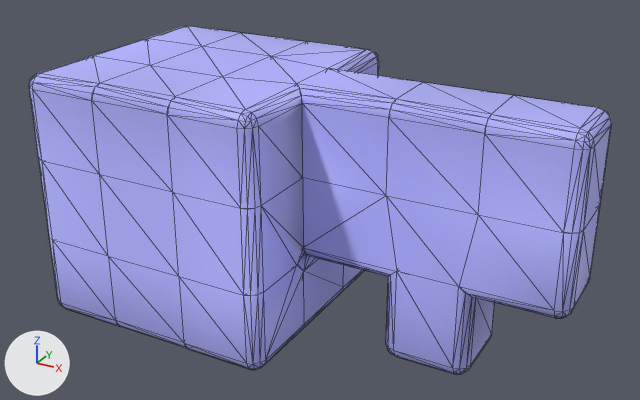
A saved change to the OBJ model Game/Assets/Models/clay/blocks/__clay_block_09_33.obj.
One viewpoint serves both versions: a camera (50 mm lens) standing at (4.98, -9.26, 5.16) and looking at (0.44, -1.01, 1.04). The axes (+X, +Y, +Z) are drawn at lower left. The lights are the same throughout. The picture after the commit comes second. Mesh edges are drawn as thin lines. Where no turn or scale is listed for an object, it has been applied to the vertices.

In view in the first picture: 'clay_block_33'.
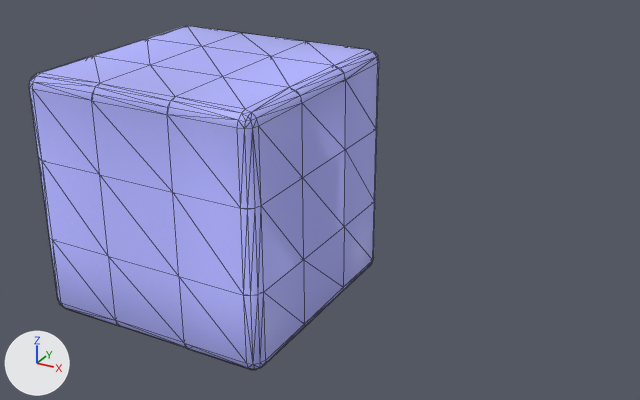
Boxes [x1, y1, x2, y2] around the edits, measured in the pictures (640 x 400 px):
'clay_block_33', reshaped (40% narrower)
    before: [29, 26, 612, 374]
    after: [29, 26, 379, 370]
part 1 of me_clay_block_33, cut back
    before: [223, 41, 612, 374]
    after: [223, 41, 376, 359]

What changed in the scene script:
```text
Change me_clay_block_33:
    used by ob_clay_block_33; location = (0.0, 0.0, 0.0)
    remove me_clay_block_33.from_pydata(...)  # 376 vertices, 992 faces; spans x -2.5..3.5, y -2.5..0.5, z -0.5..2.5
    add me_clay_block_33.from_pydata(...)  # 224 vertices, 608 faces; spans x -2.5..0.5, y -2.5..0.5, z -0.5..2.5
    me_clay_block_33 part 1
    160 vertices are removed from x 0.35..3.5, y -1.65..-0.35, z -0.5..2.5
    445 faces are deleted
    8 vertices are added at x 0.35..0.5, y -1.5..-0.5, z 0.5..2.5
    61 new faces join them
```
